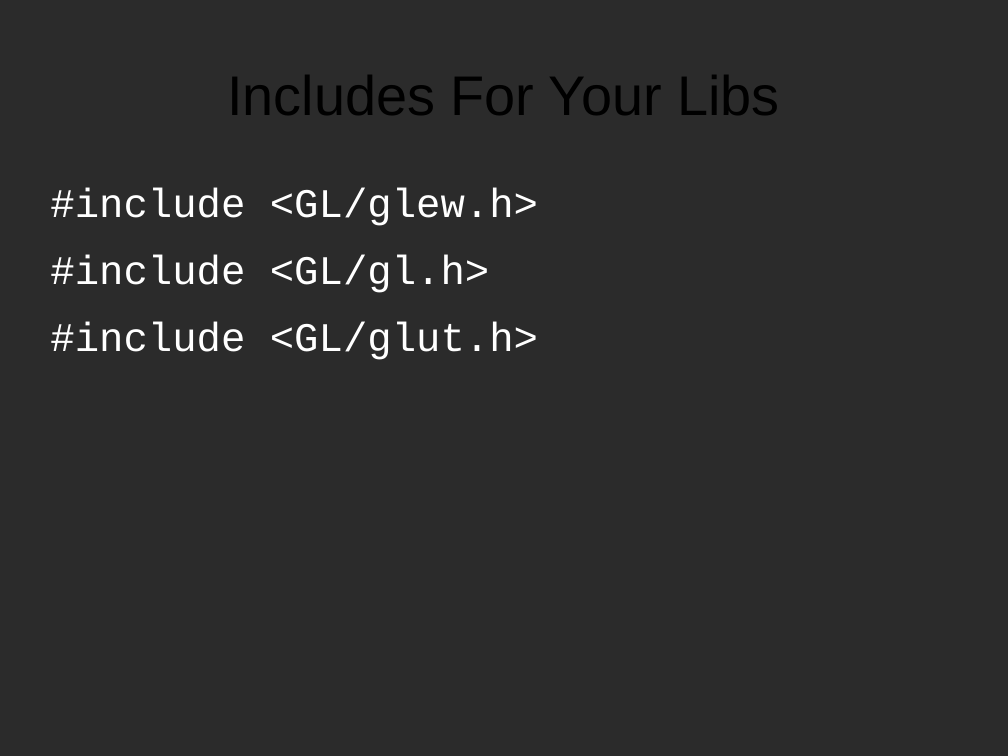
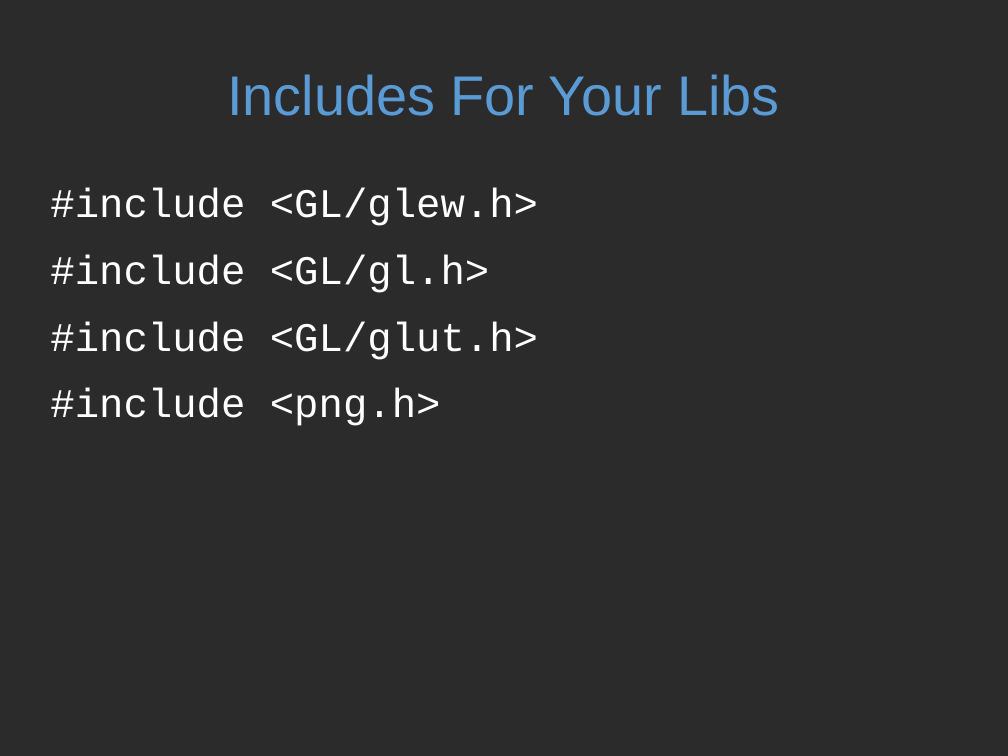
Before and after one commit to kokorohakai/OpenGL-Tutorial-2, a slide deck: slide 5 of Tutorial.odp. Drawn at 1008x756 pixels with LibreOffice and Linux fonts; fonts in the diff are those of the drawing; background and template pictures are left out; a plain dark background stands for a picture behind light text. Boxes give left, top, right and bottom in pixels: in the first picture for what was removed or moved away, otherwise in the second. Text is boxed around its words. In the diff, an @@ line names an element or a change of style, - is before the commit and + after.

```diff
--- a/Tutorial.odp
+++ b/Tutorial.odp
@@ title "Includes For Your Libs" at box(227, 74, 779, 116): text colour #000000 to #5B9BD5 @@
@@ text at box(50, 388, 441, 426): paragraph added @@
+#include <png.h>
```
Also in this commit, not shown: 6 other slides changed, 13 slides added, 8 slides removed.
